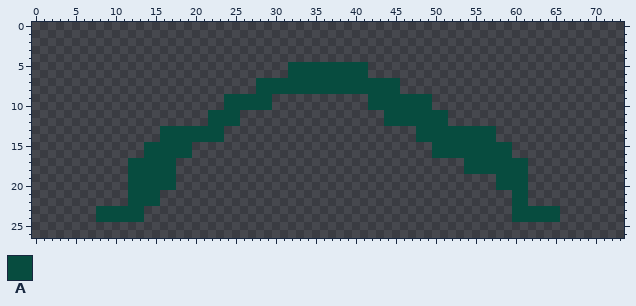
A sprite sheet gets an edit: pongball/kick_3_3.png. Above: the version before the commit.
The file is 222x81 pixels, drawn in blocks of 3x3; one block is one cell here.
Palette (. is transparent): A #074c3f
Pixels before, first column x 8:
 5 ........................AAAAAAAAAA........................
 6 ........................AAAAAAAAAA........................
 7 ....................AAAAAAAAAAAAAAAAAA....................
 8 ....................AAAAAAAAAAAAAAAAAA....................
 9 ................AAAAAA............AAAAAAAA................
10 ................AAAAAA............AAAAAAAA................
11 ..............AAAA..................AAAAAAAA..............
12 ..............AAAA..................AAAAAAAA..............
13 ........AAAAAAAA........................AAAAAAAAAA........
14 ........AAAAAAAA........................AAAAAAAAAA........
15 ......AAAAAA..............................AAAAAAAAAA......
16 ......AAAAAA..............................AAAAAAAAAA......
17 ....AAAAAA....................................AAAAAAAA....
18 ....AAAAAA....................................AAAAAAAA....
19 ....AAAAAA........................................AAAA....
20 ....AAAAAA........................................AAAA....
21 ....AAAA............................................AA....
22 ....AAAA............................................AA....
23 AAAAAA..............................................AAAAAA
24 AAAAAA..............................................AAAAAA
After the commit:
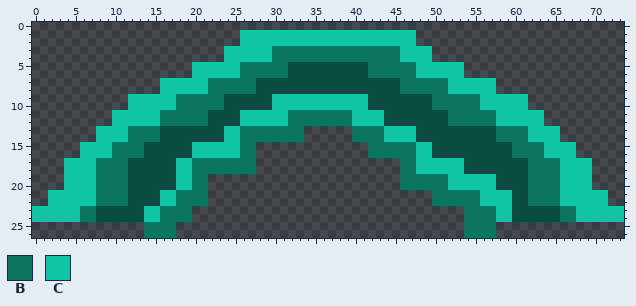
Colours new in this view: B #0b7560  C #11c4a5
The edit:
Changed rows in their new state; - is an unchanged pixel.
first column x 0:
 1 --------------------------CCCCCCCCCCCCCCCCCCCCCC--------------------------
 2 --------------------------CCCCCCCCCCCCCCCCCCCCCC--------------------------
 3 ------------------------CCCCCCBBBBBBBBBBBBBBBBCCCC------------------------
 4 ------------------------CCCCCCBBBBBBBBBBBBBBBBCCCC------------------------
 5 --------------------CCCCCCBBBBBB----------BBBBBBCCCCCC--------------------
 6 --------------------CCCCCCBBBBBB----------BBBBBBCCCCCC--------------------
 7 ----------------CCCCCCBBBBBB------------------BBBBBBCCCCCC----------------
 8 ----------------CCCCCCBBBBBB------------------BBBBBBCCCCCC----------------
 9 ------------CCCCCCBBBBBB------CCCCCCCCCCCC--------BBBBBBCCCCCC------------
10 ------------CCCCCCBBBBBB------CCCCCCCCCCCC--------BBBBBBCCCCCC------------
11 ----------CCCCCCBBBBBB----CCCCCCBBBBBBBBCCCC--------BBBBBBCCCCCC----------
12 ----------CCCCCCBBBBBB----CCCCCCBBBBBBBBCCCC--------BBBBBBCCCCCC----------
13 --------CCCCBBBB--------CCBBBBBBBB------BBBBCCCC----------BBBBCCCC--------
14 --------CCCCBBBB--------CCBBBBBBBB------BBBBCCCC----------BBBBCCCC--------
15 ------CCCCBBBB------CCCCCCBB--------------BBBBBBCC----------BBBBCCCC------
16 ------CCCCBBBB------CCCCCCBB--------------BBBBBBCC----------BBBBCCCC------
17 ----CCCCBBBB------CCBBBBBBBB------------------BBCCCCCC--------BBBBCCCC----
18 ----CCCCBBBB------CCBBBBBBBB------------------BBCCCCCC--------BBBBCCCC----
19 ----CCCCBBBB------CCBB------------------------BBBBBBCCCCCC----BBBBCCCC----
20 ----CCCCBBBB------CCBB------------------------BBBBBBCCCCCC----BBBBCCCC----
21 --CCCCCCBBBB----CCBBBB----------------------------BBBBBBCCCC--BBBBCCCCCC--
22 --CCCCCCBBBB----CCBBBB----------------------------BBBBBBCCCC--BBBBCCCCCC--
23 CCCCCCBB------CCBBBB----------------------------------BBBBCC------BBCCCCCC
24 CCCCCCBB------CCBBBB----------------------------------BBBBCC------BBCCCCCC
25 --------------BBBB------------------------------------BBBB----------------
26 --------------BBBB------------------------------------BBBB----------------
Boxes around the changes in both pictures, in picture pixels (x1, y1, x2, y2):
added: (32, 30, 624, 238)
